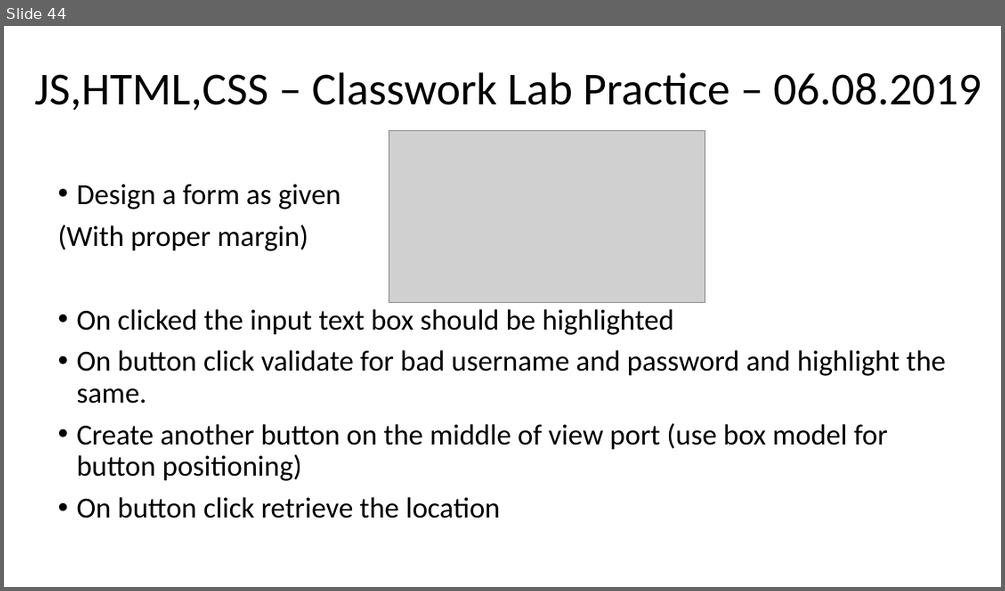
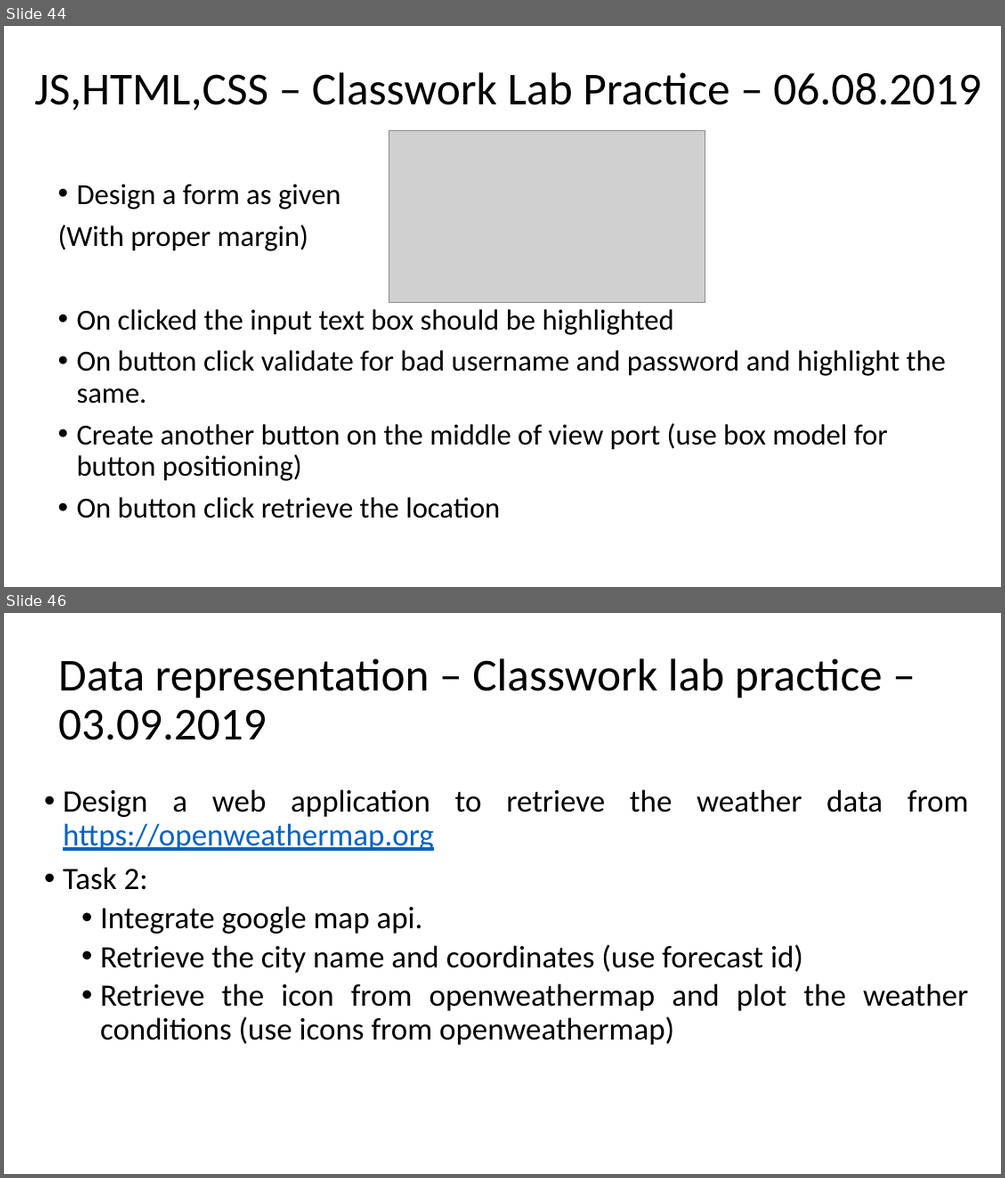
Before and after one commit to sibichakkaravarthy/CSE4004--WebTechnologies, a slide deck: WT_LAB.pptx. Shown one above the other, each under a label of ours: slide 44 before the commit, slides 44 and 46 after it; the slides between them are not shown. The pictures are 1005x591 and 1005x1178 pixels, drawn with LibreOffice and Linux fonts; fonts in the diff are those of the drawing; grey boxes stand for pictures. Boxes give left, top, right and bottom in pixels: in the first picture for what was removed or moved away, otherwise in the second. Text is boxed around its words. In the diff, an @@ line names an element or a change of style, - is before the commit and + after.

```diff
--- a/WT_LAB.pptx
+++ b/WT_LAB.pptx
@@ slide 46 added at bbox=[4, 613, 1001, 1174], background #FFFFFF @@
@@ title added at bbox=[58, 658, 882, 740], 44 pt, text #000000 @@
+Data representation – Classwork lab practice – 03.09.2019
@@ text added at bbox=[63, 789, 969, 1045], 30 pt, text #000000 @@
+• Design a web application to retrieve the weather data from https://openweathermap.org
+• Task 2:
+  • Integrate google map api.
+  • Retrieve the city name and coordinates (use forecast id)
+  • Retrieve the icon from openweathermap and plot the weather conditions (use icons from openweathermap)
```
Also in this commit, not shown: 2 other slides added.
